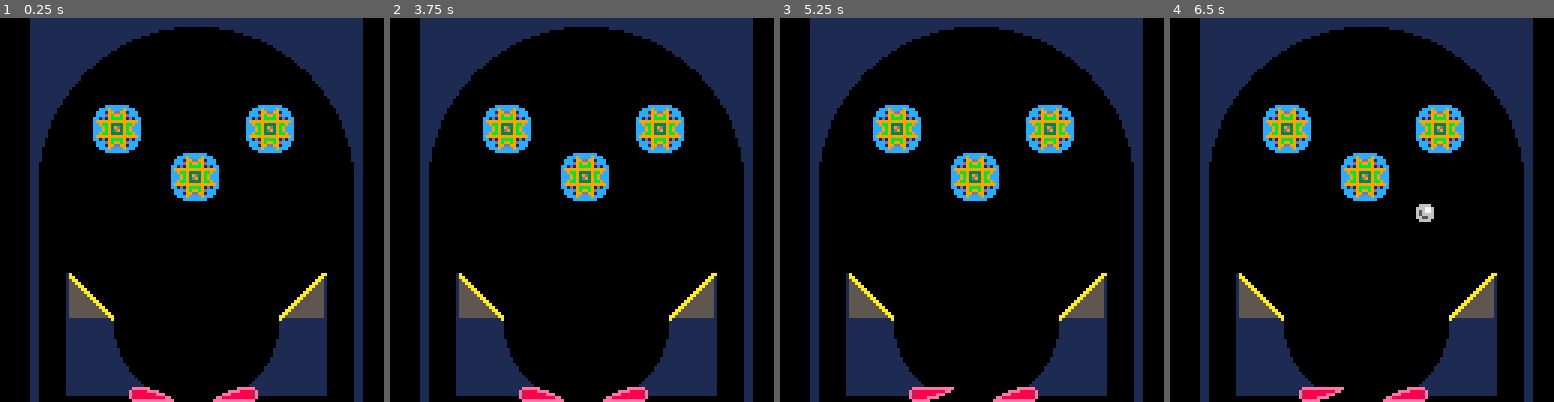
Above: before the commit, frames 1-4 (left to right).
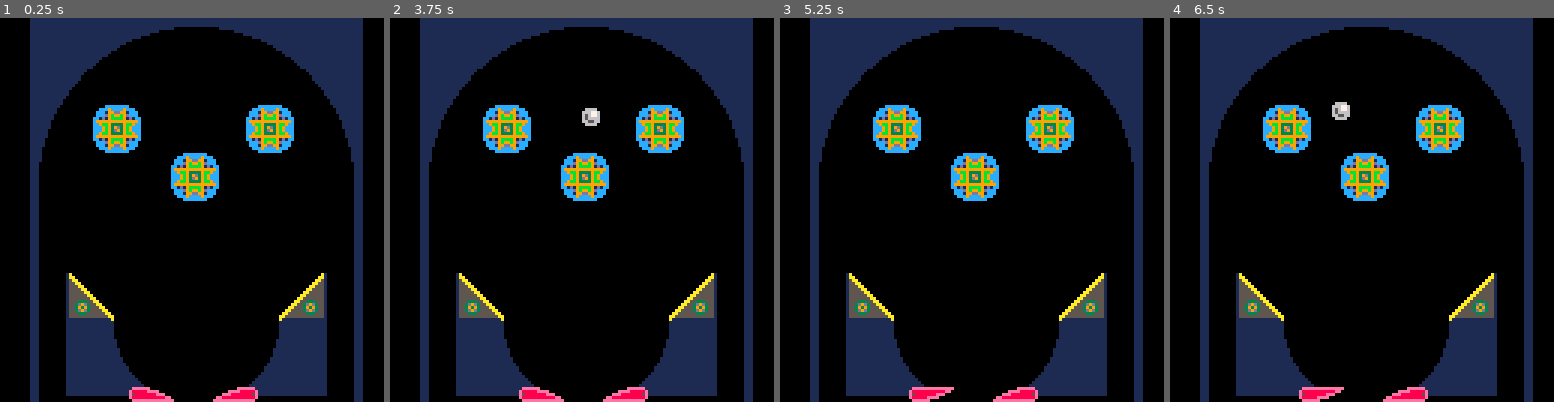
Above: after the commit, the same moments.

Repository: mpclemens/pico-8
Game: PICO-8 cartridge pinphys/pinphys.p8
Same seed, same stepped clock (60 frames per second), same inputs: the game is played once before the commit and once after it.
Inputs:
- Up to frame 1 (0.25 s): no input
- Up to frame 2 (3.75 s): tap O (Z key) at 0.33, 0.7, 1.43, 2.22, 3.1 s; tap X (X key) at 1.07, 2.07, 2.4, 2.73, 3.07, 3.4, 3.73 s; hold Left 1.97-2.37 s; hold Right 2.87-3.53 s; hold Up from 3.58 s (still down)
- Up to frame 3 (5.25 s): tap O (Z key) at 3.98, 4.87 s; tap X (X key) every 0.33 s from 4.07 to 5.07 s; release Up at 4.08 s; hold Right 4.13-4.53 s; hold Left from 5.13 s (still down)
- Up to frame 4 (6.5 s): tap X (X key) every 0.33 s from 5.4 to 6.4 s; tap O (Z key) at 5.75 s; release Left at 5.8 s; hold Up 5.85-6.18 s; hold Left from 6.23 s (still down)

The runs differ from the first frame. In frame 1, 0.3% of the frame differs, in the area x 19-86%, y 66-78%; in frame 2, 0.5%; in frame 3, 0.3%; in frame 4, 0.7%, in the area x 19-86%, y 21-78%.

Commit message:
Adding sprite lookup on collision, making objects more generic

Diff:
--- a/pinphys/pinphys.lua
+++ b/pinphys/pinphys.lua
@@ -2,7 +2,7 @@
 -- GAMES
 
 function new_g()
-  -- set up a new game with all its components, and sizing to draw
+  -- set on a new game with all its components, and sizing to draw
   local g = {
     -- render colors and game sizes
     ["bc"] = 0, -- background color
@@ -18,10 +18,14 @@
     ["lfs"] = {}, -- left flippers
     ["rfs"] = {}, -- right flippers
     ["pbs"] = {}, -- pop bumpers
+    ["lss"] = {}, -- left slingshots
+    ["rss"] = {}, -- right slingshots
     ["os"] = {}, -- all objects
+    -- objects indexed by x,y coords that they occony, for ball-bump handling
+    ["oi"] = {},
     -- max velocity magnitudes
     ["mvx"] = 3,
-    ["mvy"] = 11,
+    ["mvy"] = 3,
     -- bump elasticity, per material (pixel color of bump)
     ["el"] = {
       [1] = 0.5, -- wall color, also set above
@@ -31,37 +35,80 @@
       [14] = 0.3, -- pink flipper
     }
   }
+  g["r"] = g.w / 2 - g.ew -- top cutout radius
   g["dw"] = g.lw * 1.5 -- drain width
+  g["ilr"] = g.dw * 2 -- radius of inline cutout
+  g["ily"] = g.y + g.h - g.ilr -- inlane starting "y" value
+
   return g
 end
 
 function init_g(g)
-
+  local o
   -- clear any previously created objects
-  for o in all(g.os) do
-    g[o["t"].."s"] = {}
-  end
-  g.o = {}
-
-  -- properties set in draw_g()
-  add_o(g, new_lf())
-  add_o(g, new_rf())
-
-  -- properties set in draw_g()
-  add_o(g, new_pb())
-  add_o(g, new_pb())
-  add_o(g, new_pb())
+
+  if (#g.os > 0) then
+    for o in all(g.os) do
+      g[o.t.."s"] = {}
+    end
+    g.os = {}
+  end
+
+  -- flippers
+  o = new_lf()
+  o.x = g.x + g.w / 2 - g.dw - o.w / 2
+  o.y = g.y + g.h - o.h + g.ew
+  add_o(g, o)
+
+  o = new_rf()
+  o.x = g.x + g.w / 2 + g.dw - o.w / 2
+  o.y = g.y + g.h - o.h + g.ew
+  add_o(g, o)
+
+  -- pop bumpers
+  o = new_pb()
+  o.x = g.x + g.w / 2 - g.r / 3 - o.w
+  o.y = g.y + g.r / 2 + g.ew
+  local pop_y = o.y
+  add_o(g, o)
+
+  o = new_pb()
+  o.x = g.x + g.w / 2 + g.r / 3
+  o.y = pop_y
+  add_o(g, o)
+
+  o = new_pb()
+  o.x = g.x + g.w / 2 - o.w / 2
+  o.y = pop_y + o.h
+  add_o(g, o)
+
+  -- slings
+  o = new_ls( g.x + g.ew + g.lw, g.ily - 16)
+  add_o(g, o)
+
+  o = new_rs( g.x + g.w - g.ew - g.lw - 16 + 1, g.ily - 16)
+  add_o(g, o)
 
   return g
 end
 
 function add_o(g, o)
-  -- add an object to the world, classified by its 't' (type) key
+  -- add an object to the world, claslified by its 't' (type) key
   o.g = g
   add(g.os, o)
   -- pluralize the type and store in dedicated tables
   local k = o.t.."s"
   add(g[k], o)
+
+  -- save the pixels covrered by the object for ball collisions
+  local x, y
+  if o.t ~= "b" then
+    for x = o.x, o.x + o.w do
+      for y = o.y, o.y + o.h do
+        g.oi[x..","..y] = o
+      end
+    end
+  end
 end
 
 function draw_g(g)
@@ -74,32 +121,8 @@
   rectfill(g.x + g.ew, g.y + r, g.x + g.w - g.ew, g.y + g.h, g.bc) -- bottom hollow
 
   -- inlanes is a rect, with a circle cutout for the drain and two flippers
-  local ilr = g.dw * 2 -- radius of inline cutout
-  local ily = g.y + g.h - ilr -- inlane starting "y" value
-  rectfill(g.x + g.ew + g.lw, ily, g.x + g.w - g.ew - g.lw, g.y + g.h - g.ew, g.wc) -- inlane walls
-  circfill(g.x + g.w / 2, ily, ilr, g.bc) -- inlane cutout
-
-
-  -- lflip
-  g.lfs[1].x = g.x + g.w / 2 - g.dw - g.lfs[1].w / 2
-  g.lfs[1].y = g.y + g.h - g.lfs[1].h + g.ew
-
-  -- rflip
-  g.rfs[1].x = g.x + g.w / 2 + g.dw - g.rfs[1].w / 2
-  g.rfs[1].y = g.y + g.h - g.rfs[1].h + g.ew
-
-  spr(17, g.x + g.ew + g.lw, ily - 16, 2, 2)-- l sling
-  spr(19, g.x + g.w - g.ew - g.lw - 16 + 1, ily - 16, 2, 2)-- r sling
-
-  -- pop bumpers
-  g.pbs[1].x = g.x + g.w / 2 - r / 3 - g.pbs[1].w
-  g.pbs[1].y = g.y + r / 2 + g.ew
-
-  g.pbs[2].x = g.x + g.w / 2 + r / 3
-  g.pbs[2].y = g.pbs[1].y
-
-  g.pbs[3].x = g.x + g.w / 2 - g.pbs[1].w / 2
-  g.pbs[3].y = g.pbs[1].y + g.pbs[1].h
+  rectfill(g.x + g.ew + g.lw, g.ily, g.x + g.w - g.ew - g.lw, g.y + g.h - g.ew, g.wc) -- inlane walls
+  circfill(g.x + g.w / 2, g.ily, g.ilr, g.bc) -- inlane cutout
 
   --
   for f in all(g.lfs) do
@@ -119,12 +142,40 @@
   end
 
   for pb in all(g.pbs) do
+    if pb.b then
+      -- bumped by a ball, change the ball here xxx
+      pb.on = true
+      pb.b = nil
+    elseif pb.on then
+      pb.on = false
+    end
     draw_pb(pb)
   end
+
+  for sl in all(g.rss) do
+    if sl.b then
+      -- bumped by a ball, change the ball here xxx
+      sl.on = true
+      sl.b = nil
+    elseif sl.on then
+      sl.on = false
+    end
+    draw_sl(sl)
+  end
+
+  for sl in all(g.lss) do
+    if sl.b then
+      -- bumped by a ball, change the ball here xxx
+      sl.on = true
+      sl.b = nil
+    elseif sl.on then
+      sl.on = false
+    end
+    draw_sl(sl)
+  end
 end
 
 function update_g(g)
-
   -- update ball positions
   for b in all(g.bs) do
     if b.live then move_b(b) end
@@ -145,11 +196,11 @@
 
   -- flipper controls
   for f in all(g.lfs) do
-    f.up = btn(0)
+    f.on = btn(0)
   end
 
   for f in all(g.rfs) do
-    f.up = btn(1)
+    f.on = btn(1)
   end
 
   -- add-a-ball
@@ -168,6 +219,17 @@
       sfx(2)
     end
   end
+end
+
+function find_o(g, x, y)
+
+  --[[ return the object at the given x,y coord it's not a background pixel]]
+  if pget(x, y) == g.bc then
+    return nil
+  end
+
+  -- sfx(4) -- xxx
+  return g.oi[x..","..y]
 end
 
 -- BALLS
@@ -206,8 +268,8 @@
   end
 
   -- friction!
-  b.vx = b.vx * 0.97
-  b.vy = b.vy * 0.97
+  b.vx = b.vx * 0.90
+  b.vx = b.vx * 0.95
 
   -- gravity!
   b.vy = b.vy + 0.3
@@ -285,7 +347,15 @@
 
 
   if bumped then
-    sfx(1)
+    b.ci.x = flr(b.ci.x)
+    b.ci.y = flr(b.ci.y)
+
+    local o = find_o(b.g, b.ci.x, b.ci.y)
+    if o then
+      -- tell the bumped object who bumped it
+      o.b = b
+    end
+
     c = b.ci.c
     -- adjust vectors based on the quadrant of the bump
 
@@ -295,7 +365,7 @@
       b.vy = 0 - b.vy + ((b.y + b.h / 2) - (b.ci.y)) / b.h * g.el[c]
     end
     -- if it's a wall or ball color, bounce appropriately
-    -- otherwise look up the sprite at the location and determine what to do
+    -- otherwise look on the sprite at the location and determine what to do
     -- based on the type and state (bumpeder, flipper, rollover, etc.)
   else
     b.ci = {}
@@ -312,23 +382,45 @@
 -- FLIPPERS
 
 function new_lf(x, y)
-  return {["t"] = "lf", ["x"] = x, ["y"] = y, ["w"] = 16, ["h"] = 8, ["up"] = false, ["spr"] = {2, 6}}
+  return new_f("lf", x, y)
 end
 
 function new_rf(x, y)
-  return {["t"] = "rf", ["x"] = x, ["y"] = y, ["w"] = 16, ["h"] = 8, ["up"] = false, ["spr"] = {4, 8}}
+  return new_f("rf", x, y)
+end
+
+function new_f(t, x, y)
+  return {["t"] = t, ["x"] = x, ["y"] = y, ["w"] = 16, ["h"] = 8, ["on"] = false}
 end
 
 function draw_f(f)
-  spr((f.up and f.spr[2] or f.spr[1]), f.x, f.y, f["w"] / 8, f["h"] / 8)
+  spr((f.on and 4 or 2), f.x, f.y, f.w / 8, f.h / 8, f.t == "rf")
+end
+
+-- SLINGSHOTS
+
+function new_ls(x, y)
+  return new_sl("ls", x, y)
+end
+
+function new_rs(x, y)
+  return new_sl("rs", x, y)
+end
+
+function new_sl(t, x, y)
+  return {["t"] = t, ["x"] = x, ["y"] = y, ["w"] = 16, ["h"] = 16, ["on"] = false}
+end
+
+function draw_sl(sl)
+  spr((sl.on and 19 or 17), sl.x, sl.y, sl.w / 8, sl.h / 8, sl.t == "rs")
 end
 
 -- POP BUMPERS
 
 function new_pb(x, y)
-  return {["t"] = "pb", ["x"] = x, ["y"] = y, ["w"] = 16, ["h"] = 16, ["lit"] = false, ["spr"] = 21}
+  return {["t"] = "pb", ["x"] = x, ["y"] = y, ["w"] = 16, ["h"] = 16, ["on"] = false}
 end
 
 function draw_pb(pb)
-  spr(pb.spr, pb.x, pb.y, pb["w"] / 8, pb["h"] / 8)
-end
+  spr((pb.on and 23 or 21), pb.x, pb.y, pb.w / 8, pb.h / 8)
+end
Not shown, changed: 23 lines of the sprite sheet (__gfx__) section of pinphys/pinphys.p8
Not shown, changed: the sound effects (__sfx__) section of pinphys/pinphys.p8
